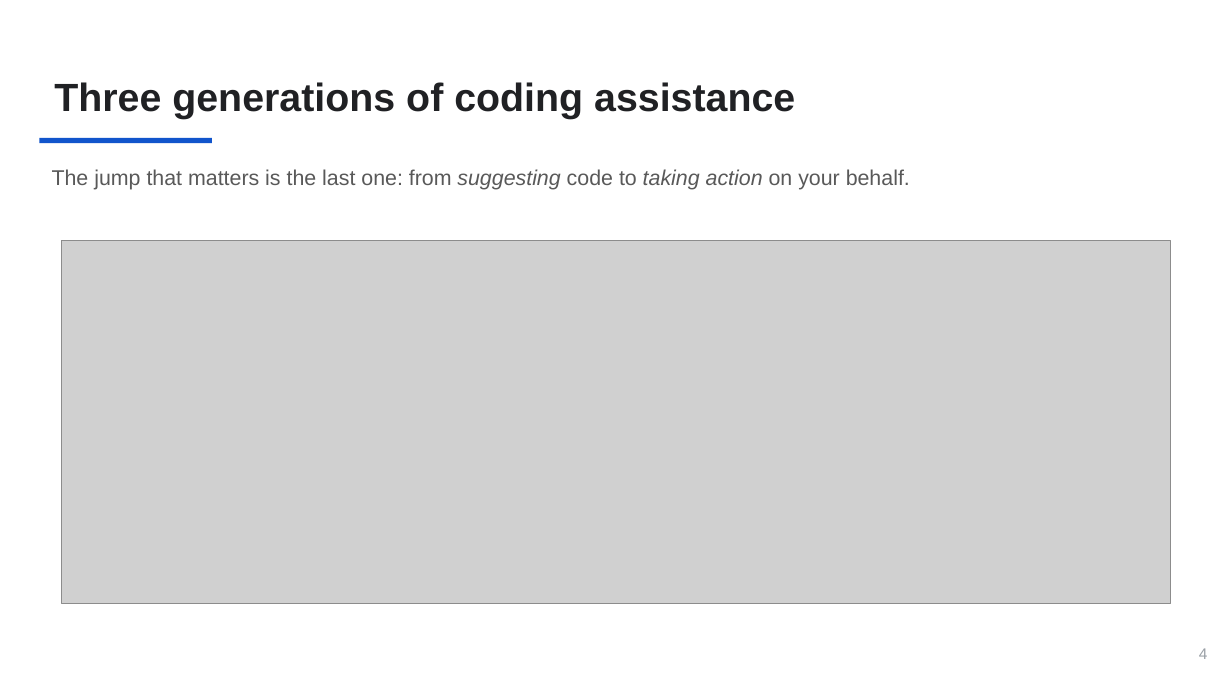
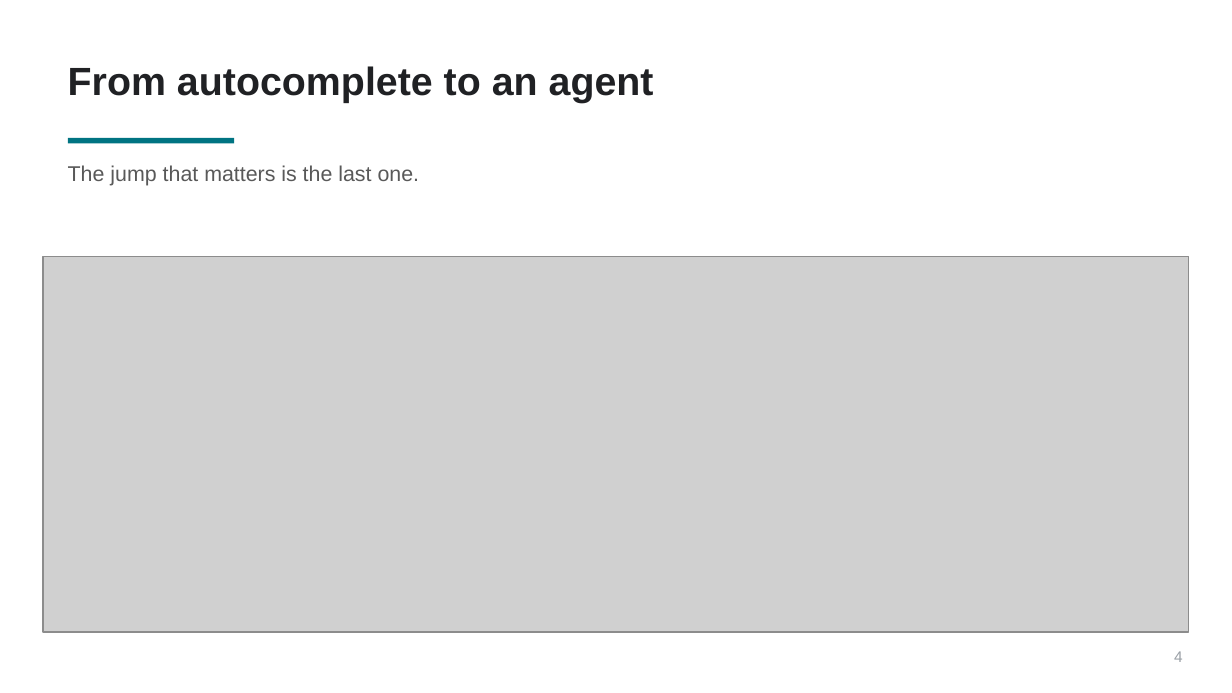
Before and after one commit to PursuitOfDataScience/uchicago-workshops, a slide deck: slide 4 of claude-code-tutorial/claude-code-tutorial.pptx. Drawn at 1232x693 pixels with LibreOffice and Linux fonts; fonts in the diff are those of the drawing; grey boxes stand for pictures. Boxes give left, top, right and bottom in pixels: in the first picture for what was removed or moved away, otherwise in the second. Text is boxed around its words. In the diff, an @@ line names an element or a change of style, - is before the commit and + after.

```diff
--- a/claude-code-tutorial/claude-code-tutorial.pptx
+++ b/claude-code-tutorial/claude-code-tutorial.pptx
@@ text at (x1=68, y1=66, x2=654, y2=103): text changed @@
-Three generations of coding assistance
+From autocomplete to an agent
@@ rectangle resized from (x1=39, y1=138, x2=212, y2=143) to (x1=68, y1=138, x2=234, y2=143) @@
@@ rectangle at (x1=68, y1=138, x2=234, y2=143): fill #1155CC to #007482 @@
@@ text at (x1=68, y1=165, x2=420, y2=186): text changed @@
-The jump that matters is the last one: from suggesting code to taking action on your behalf.
+The jump that matters is the last one.
@@ picture resized from (x1=62, y1=240, x2=1170, y2=604) to (x1=43, y1=256, x2=1189, y2=632) @@
@@ text "4" moved from (x1=1199, y1=648, x2=1208, y2=659) to (x1=1174, y1=651, x2=1183, y2=662) @@
@@ text "4" at (x1=1174, y1=651, x2=1183, y2=662): vertical alignment top to middle @@
```
Also in this commit, not shown: 3 other slides changed, 37 slides added, 44 slides removed, 22 other files.
